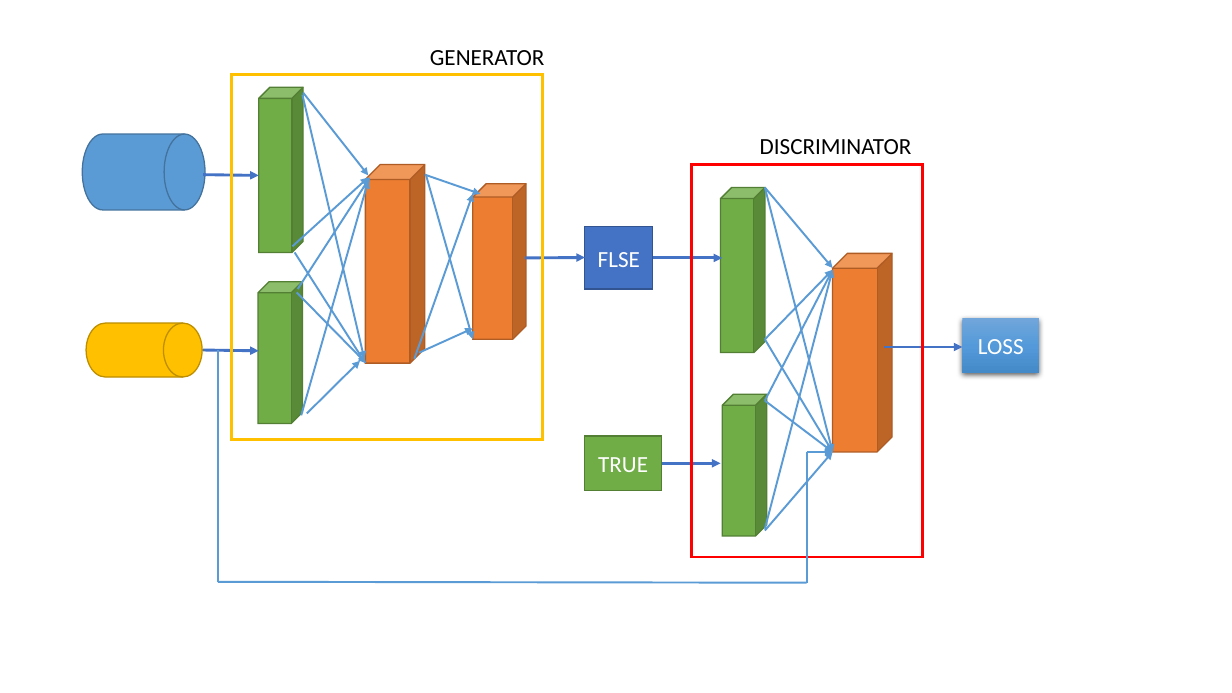
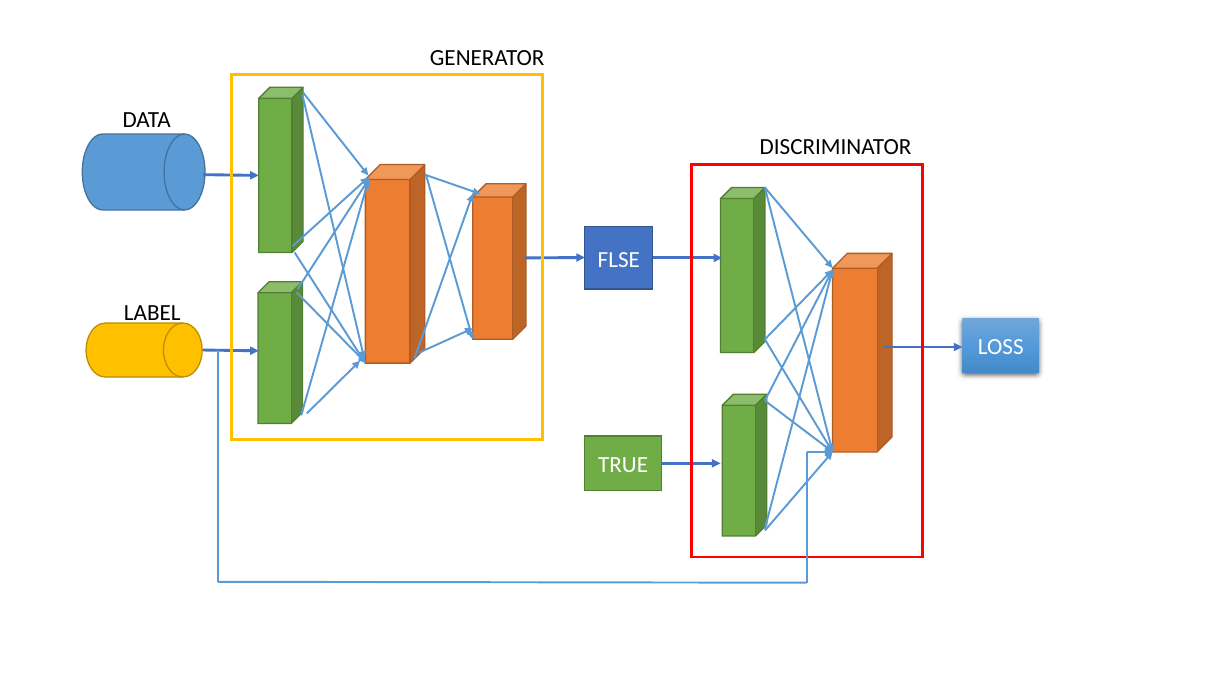
Before and after one commit to DreamPurchaseZnz/Picture, a slide deck: slide 9 of GANs_model.pptx (slide 7 before the commit). Drawn at 1232x693 pixels with LibreOffice and Linux fonts; fonts in the diff are those of the drawing. Boxes give left, top, right and bottom in pixels: in the first picture for what was removed or moved away, otherwise in the second. Text is boxed around its words. In the diff, an @@ line names an element or a change of style, - is before the commit and + after.

```diff
--- a/GANs_model.pptx
+++ b/GANs_model.pptx
@@ text added at box(123, 112, 171, 134), 18 pt, text #000000 @@
+DATA
@@ text added at box(124, 305, 181, 326), 18 pt, text #000000 @@
+LABEL
```
Also in this commit, not shown: 3 other slides changed, 5 slides added, 1 slide removed, 7 other files.
